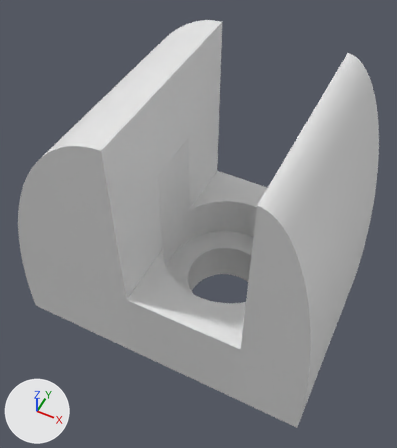
Two versions of the Blender file projects/home/wallbracket.screw.blend, one commit apart.
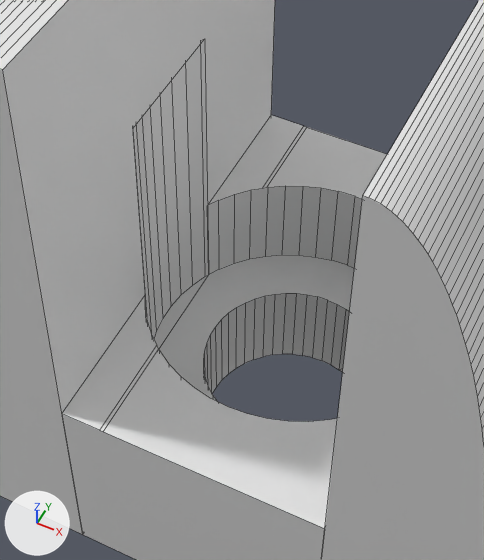
Each version is shown whole from a 50 mm camera at (9.9, -19.9, 27.1) aimed at (0.2, -0.6, 2.9), then close up on the part from 25% to 78% of the width and 27% to 81% of the height. Every picture has the same lights, and +X, +Y and +Z are marked at lower left. The close-ups show mesh edges as thin lines.
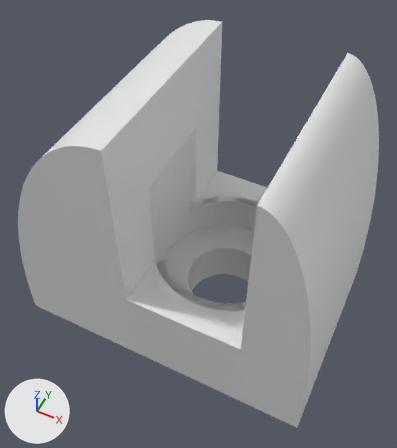
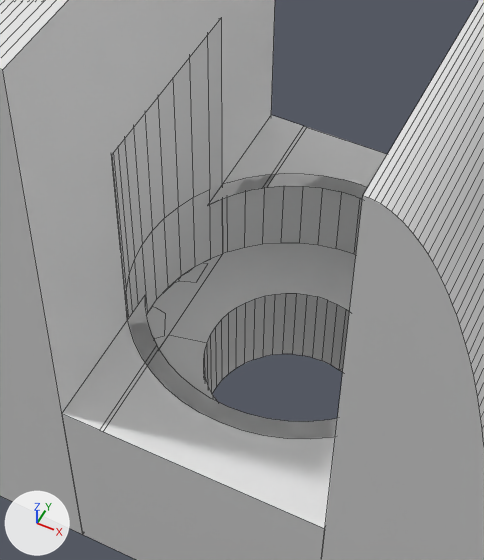
Commit message: M4 Bolt head space adjustment

ob_cylinder_head is not drawn itself; it is used by a modifier of ob_cube, ob_cube_003, ob_cube_002.
ob_cylinder_head_high is not drawn itself; it is used by a modifier of ob_cube_003, ob_cube_002.

Edits to the bpy script that builds the scene:
```text
Change ob_cube:
    add _m = ob_cube.modifiers.new('Boolean', 'BOOLEAN')
    add _m.object = ob_cylinder_head
Change ob_cylinder_head:
    ob_cylinder_head.scale: (1.6, 1.6, 0.375) -> (1.8, 1.8, 0.375)
Change ob_cylinder_head_high:
    ob_cylinder_head_high.scale: (1.6, 1.6, 1.12) -> (1.8, 1.8, 1.12)
```

Where the change shows, as pixel boxes (x1, y1, x2, y2) in the close-ups (484 x 560 px):
'Cube.003', reshaped: (0, 0, 275, 534) in both
'Cube', modifiers changed, reshaped: (62, 115, 387, 560) in both
'Cube.002', reshaped: (321, 0, 484, 560) in both
